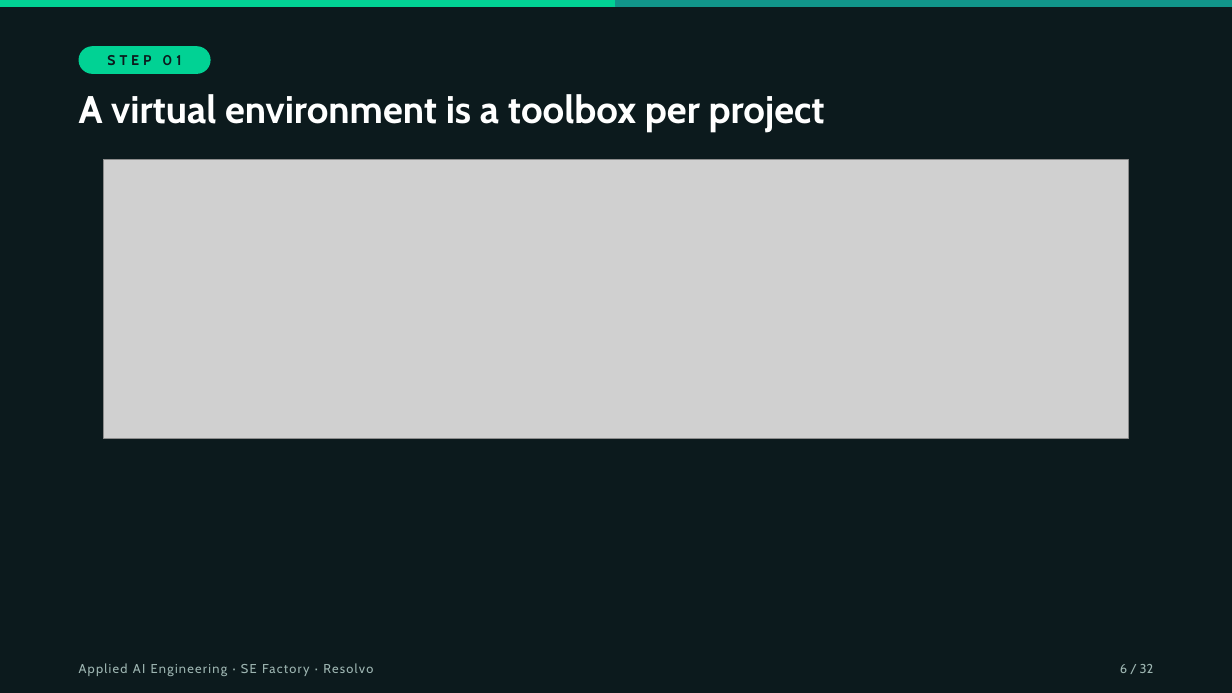
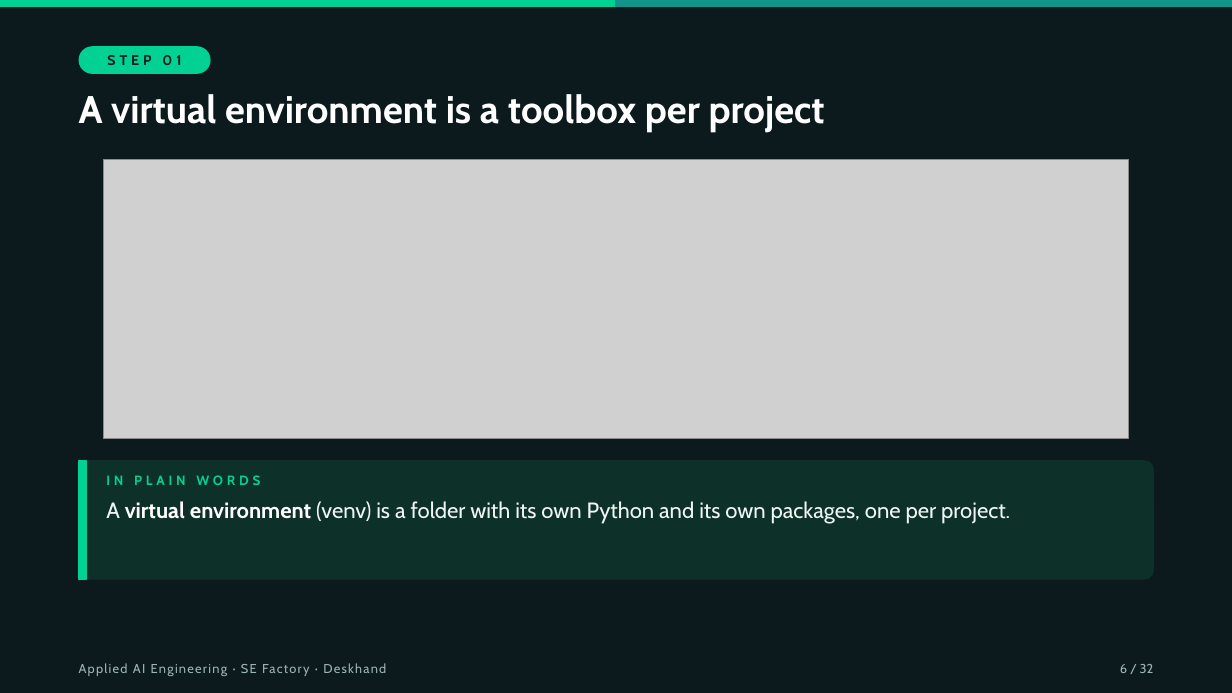
Before and after one commit to hasankanaan26/prep-kit, a slide deck: slide 6 of slides/session-00.pptx. Drawn at 1232x693 pixels with LibreOffice and Linux fonts; fonts in the diff are those of the drawing; grey boxes stand for pictures. Boxes give left, top, right and bottom in pixels: in the first picture for what was removed or moved away, otherwise in the second. Text is boxed around its words. In the diff, an @@ line names an element or a change of style, - is before the commit and + after.

```diff
--- a/slides/session-00.pptx
+++ b/slides/session-00.pptx
@@ rounded rectangle added at [79, 461, 1153, 579], fill #0D3029, outline #0D3029 1 pt @@
@@ rectangle added at [79, 461, 87, 579], fill #01D294, outline #01D294 1 pt @@
@@ text added at [106, 475, 260, 485], 10.5 pt, text #01D294, bold @@
+IN PLAIN WORDS
@@ text added at [106, 501, 1010, 524], 17.2 pt, text #EEF6F3 @@
+A virtual environment (venv) is a folder with its own Python and its own packages, one per project.
@@ text at [79, 663, 386, 676]: text changed @@
-Applied AI Engineering · SE Factory · Resolvo
+Applied AI Engineering · SE Factory · Deskhand
```
Also in this commit, not shown: 31 other slides changed, 6 other files.
